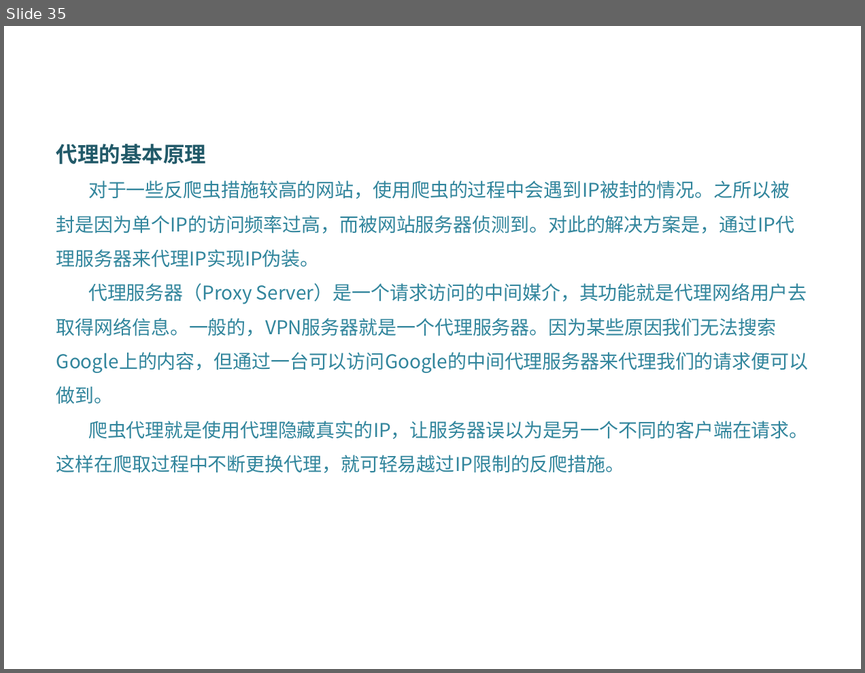
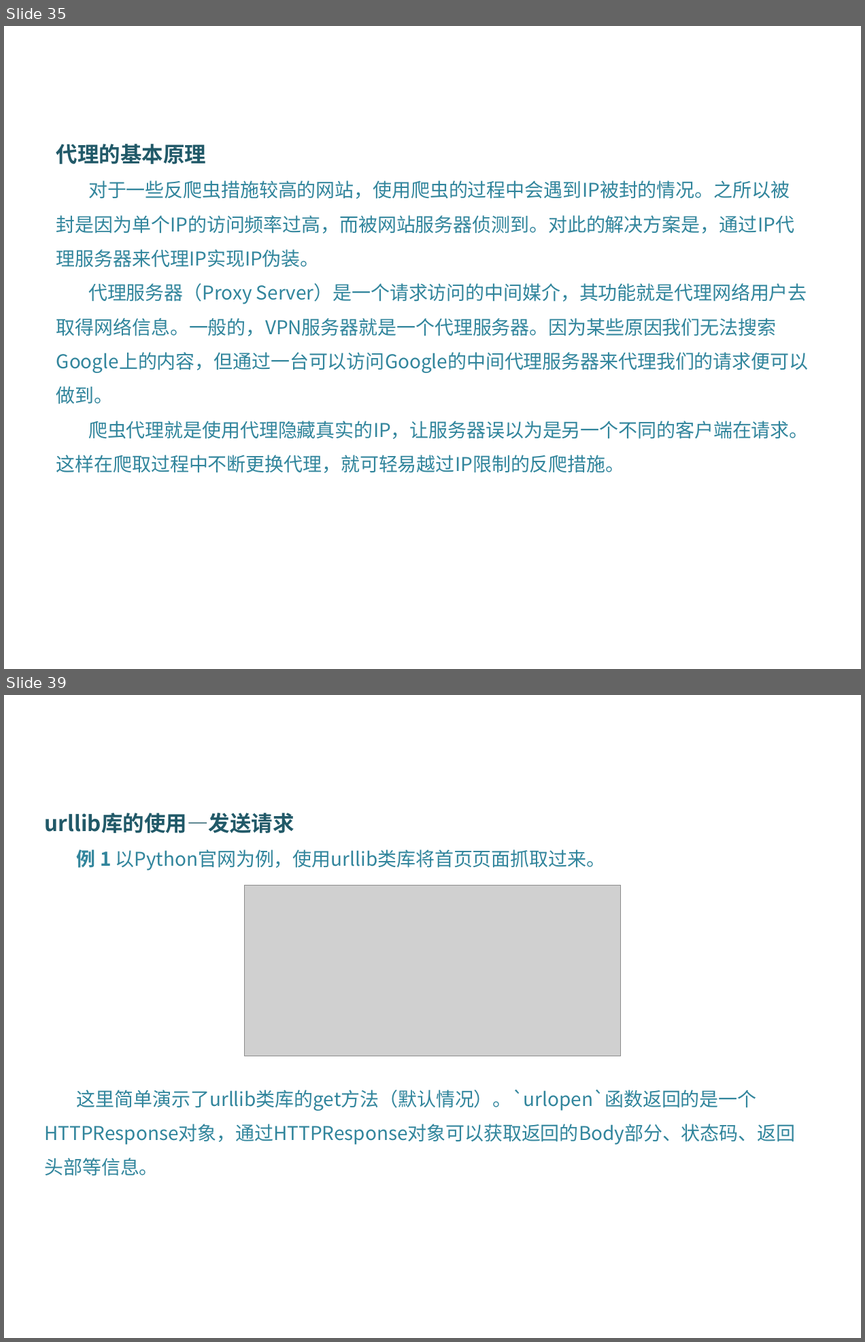
Before and after one commit to DataScienceCoding/Python-Web-Crawler, a slide deck: Python-Web-Crawler.pptx. Shown one above the other, each under a label of ours: slide 35 before the commit, slides 35 and 39 after it; the slides between them are not shown. The pictures are 865x673 and 865x1342 pixels, drawn with LibreOffice and Linux fonts; fonts in the diff are those of the drawing; grey boxes stand for pictures; background and template pictures are left out. Boxes give left, top, right and bottom in pixels: in the first picture for what was removed or moved away, otherwise in the second. Text is boxed around its words. In the diff, an @@ line names an element or a change of style, - is before the commit and + after.

```diff
--- a/Python-Web-Crawler.pptx
+++ b/Python-Web-Crawler.pptx
@@ slide 39 added at (4,695,861,1338), background picture (left out) @@
@@ text added at (45,813,796,1176), 16 pt, text #31859C @@
+urllib库的使用—发送请求
+例 1 以Python官网为例，使用urllib类库将首页页面抓取过来。
+这里简单演示了urllib类库的get方法（默认情况）。`urlopen`函数返回的是一个HTTPResponse对象，通过HTTPResponse对象可以获取返回的Body部分、状态码、返回头部等信息。
@@ picture added at (245,885,621,1055) @@
```
Also in this commit, not shown: 16 other slides added, 7 other files.
